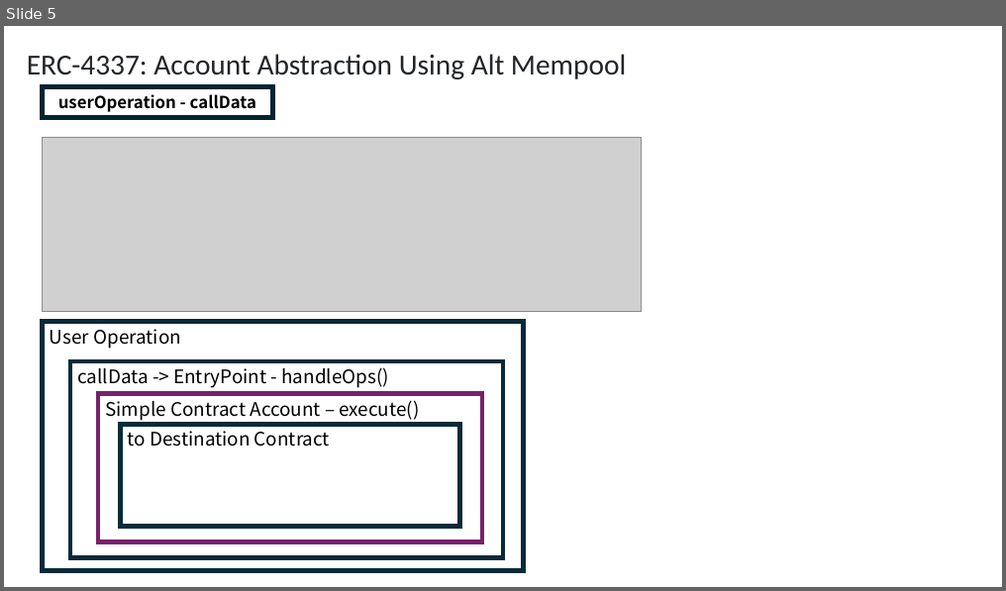
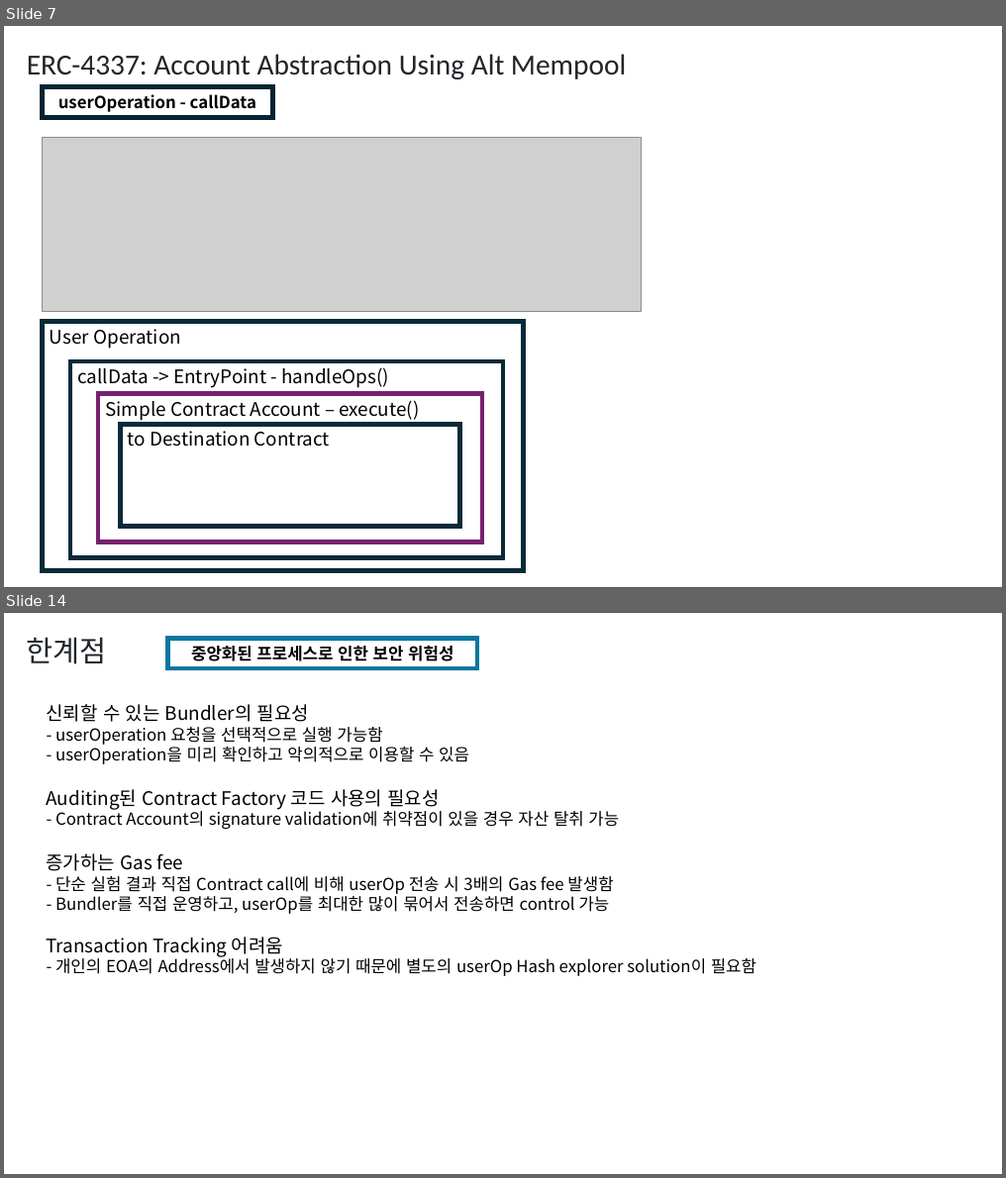
Before and after one commit to yyyljy/erc4337_alchemybundler, a slide deck: ERC4337.pptx. Shown one above the other, each under a label of ours: slide 5 before the commit, slides 7 and 14 after it; the slides between them are not shown. The pictures are 1006x591 and 1006x1178 pixels, drawn with LibreOffice and Linux fonts; fonts in the diff are those of the drawing; grey boxes stand for pictures. Boxes give left, top, right and bottom in pixels: in the first picture for what was removed or moved away, otherwise in the second. Text is boxed around its words. In the diff, an @@ line names an element or a change of style, - is before the commit and + after.

```diff
--- a/ERC4337.pptx
+++ b/ERC4337.pptx
@@ slide 14 added at [4, 613, 1002, 1174], background #FFFFFF @@
@@ text added at [27, 637, 107, 664], 28 pt, text #212529 @@
+한계점
@@ rectangle added at [168, 639, 477, 668], outline #0B76A0 4.5 pt, 16 pt, text #000000, bold @@
+중앙화된 프로세스로 인한 보안 위험성
@@ text added at [47, 704, 756, 976], 16 pt, text #000000 @@
+신뢰할 수 있는 Bundler의 필요성
+- userOperation 요청을 선택적으로 실행 가능함
+- userOperation을 미리 확인하고 악의적으로 이용할 수 있음
+Auditing된 Contract Factory 코드 사용의 필요성
+- Contract Account의 signature validation에 취약점이 있을 경우 자산 탈취 가능
+증가하는 Gas fee
+- 단순 실험 결과 직접 Contract call에 비해 userOp 전송 시 3배의 Gas fee 발생함
+- Bundler를 직접 운영하고, userOp를 최대한 많이 묶어서 전송하면 control 가능
+Transaction Tracking 어려움
+- 개인의 EOA의 Address에서 발생하지 않기 때문에 별도의 userOp Hash explorer solution이 필요함
@@ what was slide 5 is now slide 7 @@
```
Also in this commit, not shown: 5 slides changed, 9 other slides added, 4 other files.
